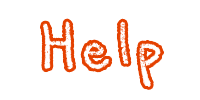
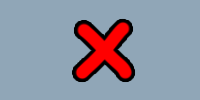
The second 200 × 100 image is a revision of the first. Changes to its layers:
added layer "닫기" above "exit" over box(74, 21, 133, 80)
hid "help" over box(42, 21, 162, 87)
showed "레이어 0" over box(0, 0, 200, 100)
